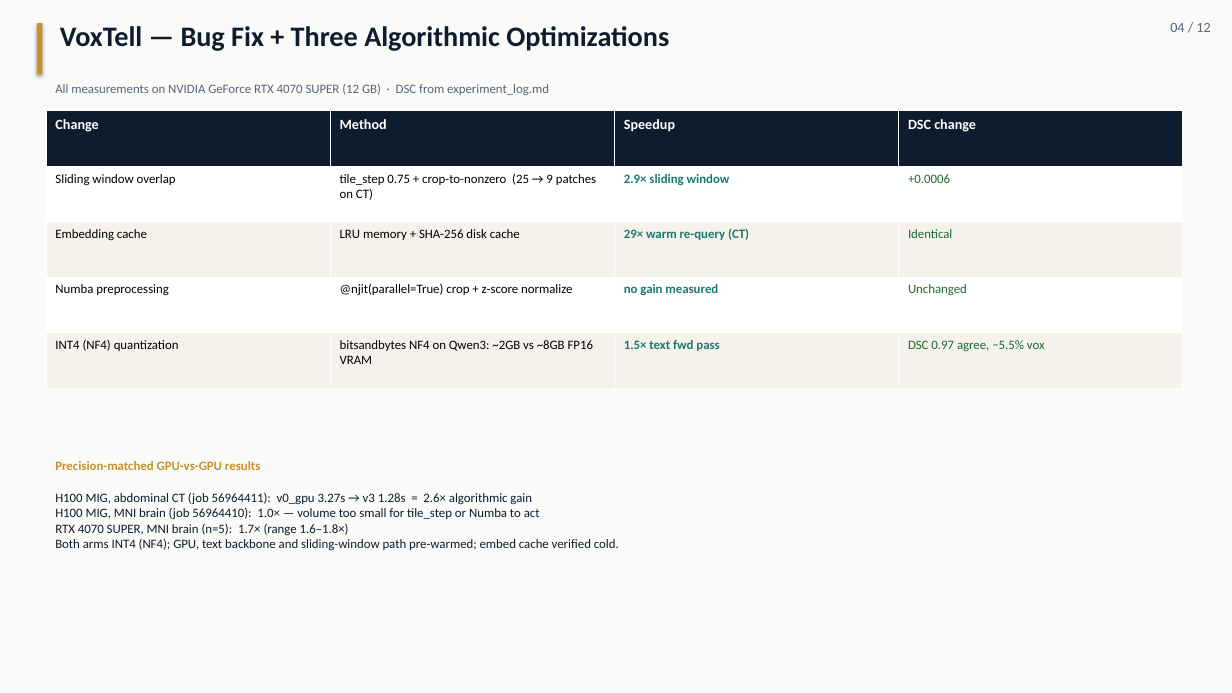
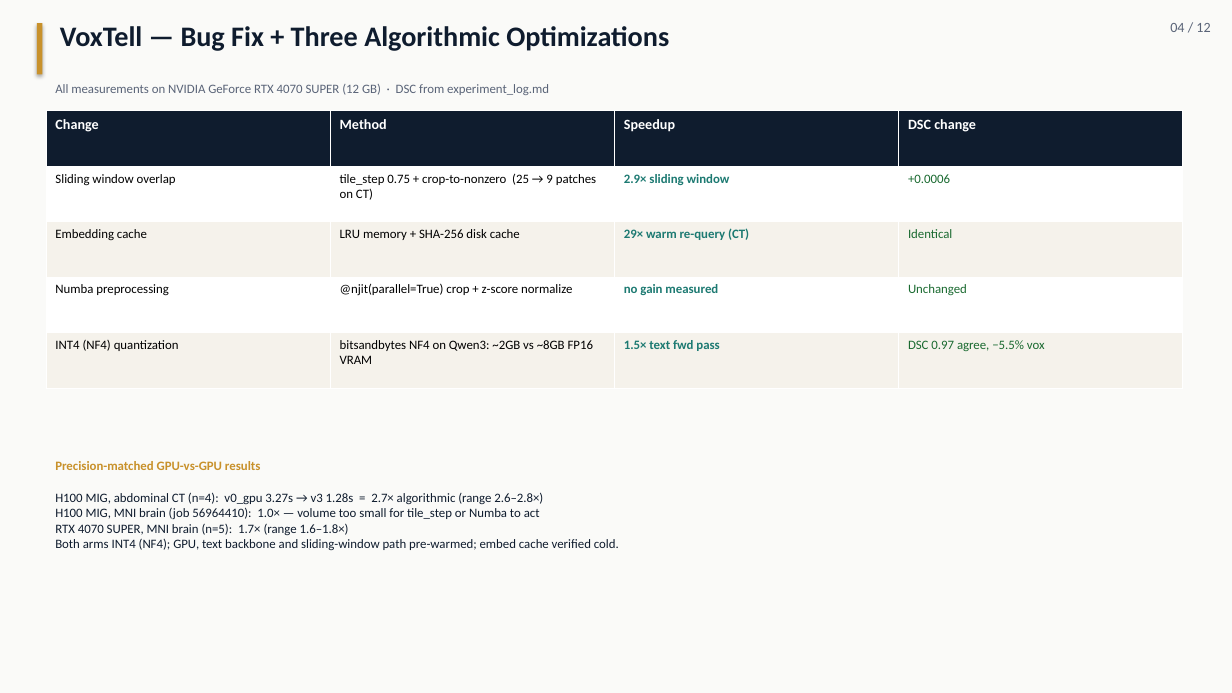
Before and after one commit to pentaexe/VoxTell-main, a slide deck: slide 4 of slides.pptx. Drawn at 1232x693 pixels with LibreOffice and Linux fonts; fonts in the diff are those of the drawing. Boxes give left, top, right and bottom in pixels: in the first picture for what was removed or moved away, otherwise in the second. Text is boxed around its words. In the diff, an @@ line names an element or a change of style, - is before the commit and + after.

Commit message:
CT benchmark now n=4: 2.7x mean, range 2.6-2.8x
Serialized repeats 56966901-903 plus the original 56964411 give 2.6, 2.8,
2.6, 2.8. A 7.4% spread - tighter than nnInteractive's 8.6% and far tighter
than the brain's 33%. This is the most stable measurement in the project.

Deck updated in all three places; the headline no longer rests on n=1.

```diff
--- a/slides.pptx
+++ b/slides.pptx
@@ text at box(55, 492, 619, 550): text changed @@
-H100 MIG, abdominal CT (job 56964411): v0_gpu 3.27s → v3 1.28s = 2.6× algorithmic gain
-H100 MIG, MNI brain (job 56964410): 1.0× — volume too small for tile_step or Numba to act
-RTX 4070 SUPER, MNI brain (n=5): 1.7× (range 1.6–1.8×)
-Both arms INT4 (NF4); GPU, text backbone and sliding-window path pre-warmed; embed cache verified cold.
+H100 MIG, abdominal CT (n=4): v0_gpu 3.27s → v3 1.28s = 2.7× algorithmic (range 2.6–2.8×)
+H100 MIG, MNI brain (job 56964410): 1.0× — volume too small for tile_step or Numba to act
+RTX 4070 SUPER, MNI brain (n=5): 1.7× (range 1.6–1.8×)
+Both arms INT4 (NF4); GPU, text backbone and sliding-window path pre-warmed; embed cache verified cold.
```
Also in this commit, not shown: 2 other slides changed, 2 other files.
